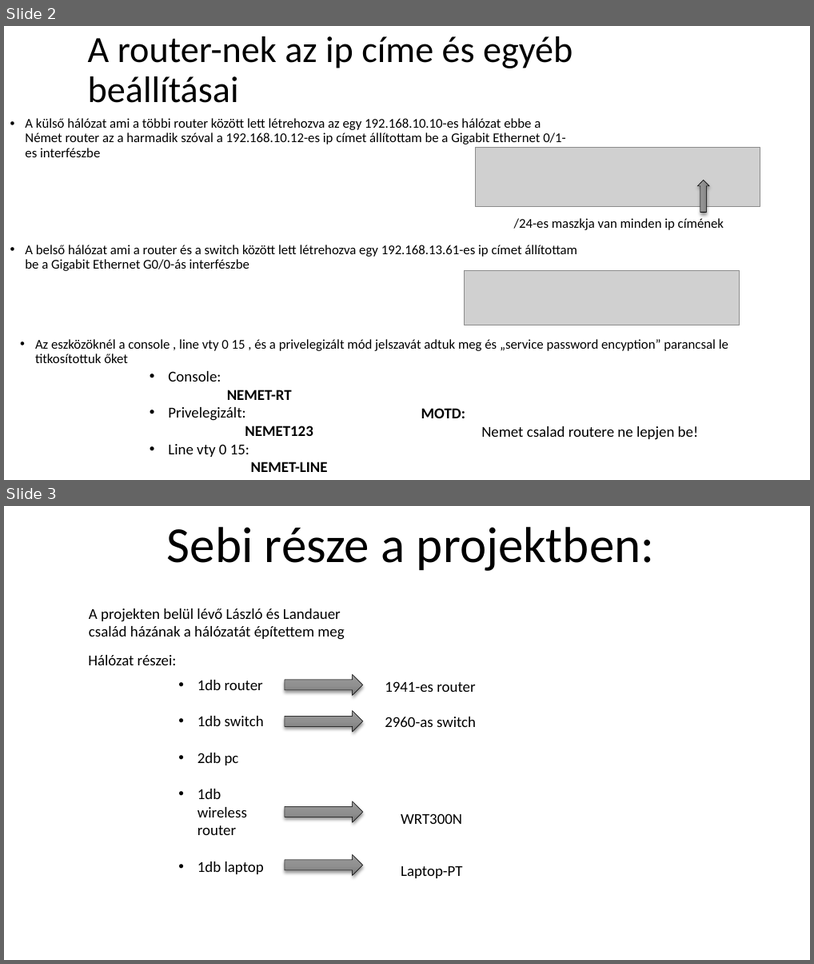
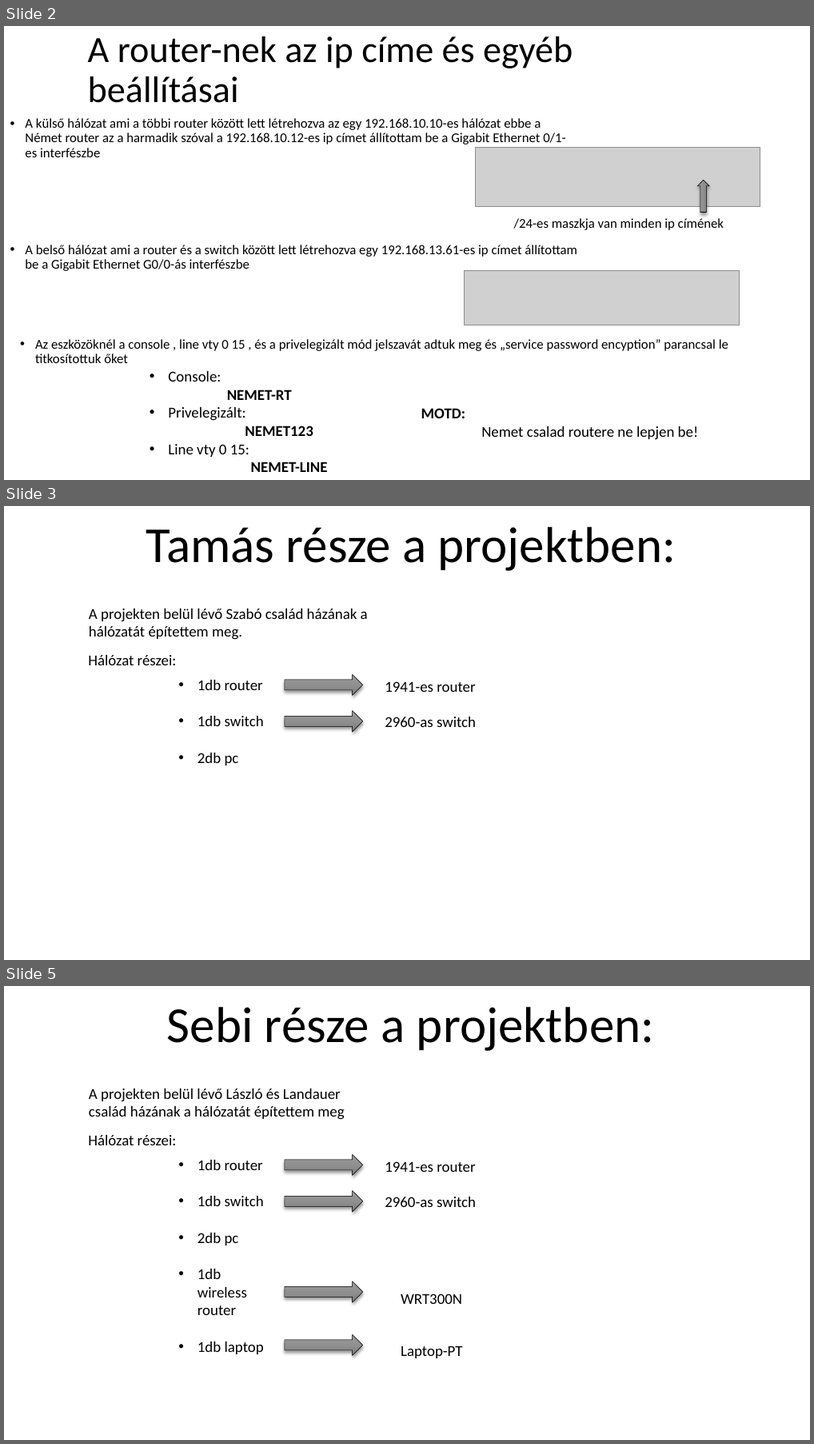
Before and after one commit to Sebi-sigma/Halozat-projekt, a slide deck: halozat ppt.pptx. Shown one above the other, each under a label of ours: slides 2 and 3 before the commit, slides 2, 3 and 5 after it; the slides between them are not shown. The pictures are 814x964 and 814x1444 pixels, drawn with LibreOffice and Linux fonts; fonts in the diff are those of the drawing; grey boxes stand for pictures. Boxes give left, top, right and bottom in pixels: in the first picture for what was removed or moved away, otherwise in the second. Text is boxed around its words. In the diff, an @@ line names an element or a change of style, - is before the commit and + after.

```diff
--- a/halozat ppt.pptx
+++ b/halozat ppt.pptx
@@ slide 3 added at box(4, 506, 810, 960), background #FFFFFF @@
@@ title added at box(146, 527, 676, 571), 60 pt, text #000000 @@
+Tamás része a projektben:
@@ text added at box(89, 608, 368, 640), 18 pt, text #000000 @@
+A projekten belül lévő Szabó család házának a hálózatát építettem meg.
@@ text added at box(88, 655, 177, 665), 18 pt, text #000000 @@
+Hálózat részei:
@@ text added at box(198, 680, 264, 765), 18 pt, text #000000 @@
+• 1db router
+• 1db switch
+• 2db pc
@@ right arrow added at box(285, 674, 362, 695), fill gradient #9D9D9D to #909090 to #7C7C7C, outline #000000 0.5 pt @@
@@ text added at box(385, 681, 475, 692), 18 pt, text #000000 @@
+1941-es router
@@ right arrow added at box(285, 711, 362, 731), fill gradient #9D9D9D to #909090 to #7C7C7C, outline #000000 0.5 pt @@
@@ text added at box(385, 716, 476, 727), 18 pt, text #000000 @@
+2960-as switch
@@ what was slide 3 is now slide 5 @@
```
Also in this commit, not shown: 1 slide changed, 1 other slide added.
